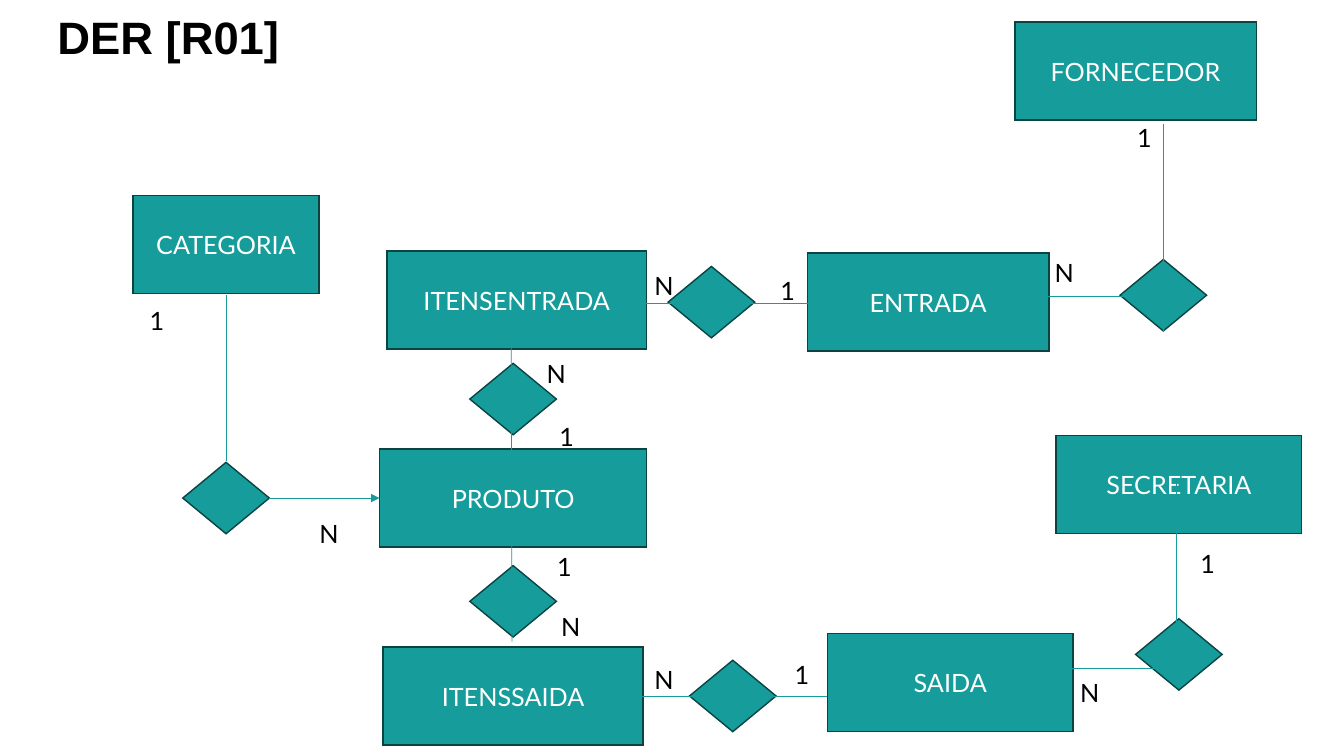
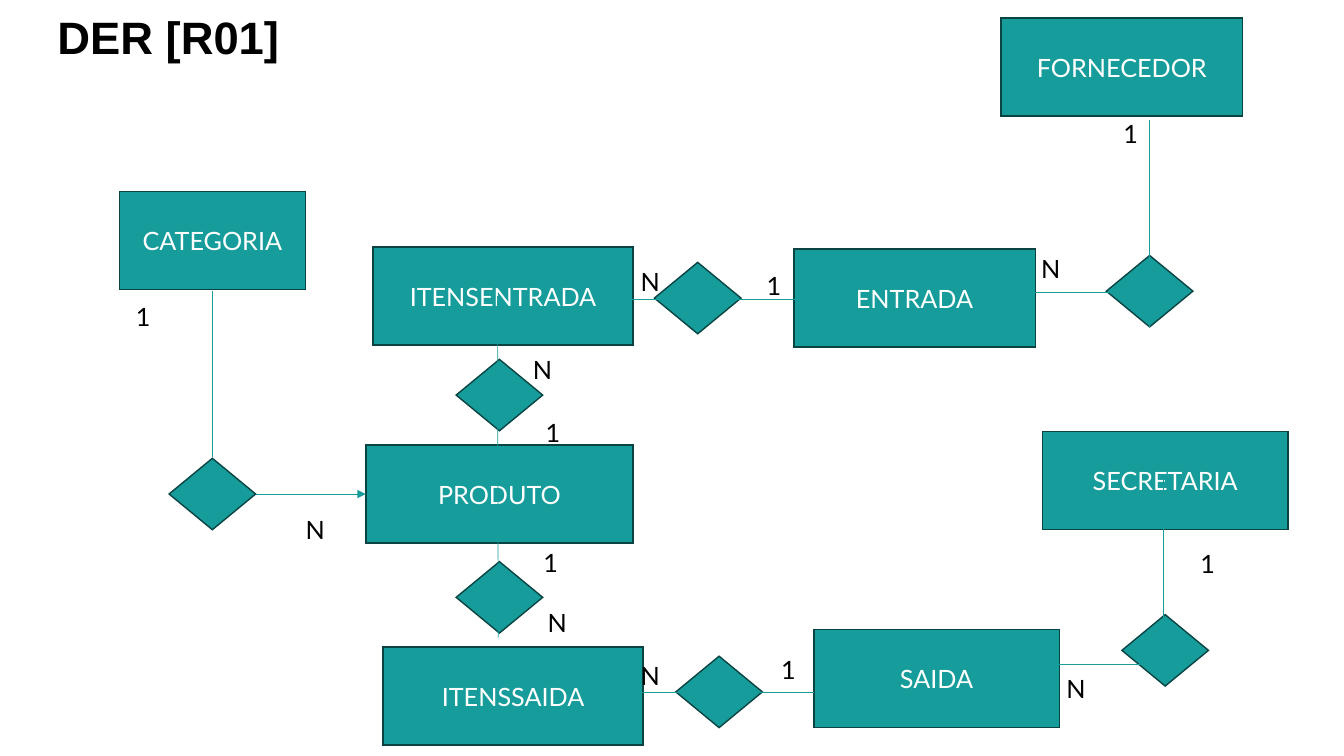
Before and after one commit to soolth/alomoxarifadoafrodite, a slide deck: slide 13 of Documentacao/ModelagemSistema_TemplateInicial.pptx. Drawn at 1344x756 pixels with LibreOffice and Linux fonts; fonts in the diff are those of the drawing. Boxes give left, top, right and bottom in pixels: in the first picture for what was removed or moved away, otherwise in the second. Text is boxed around its words. In the diff, an @@ line names an element or a change of style, - is before the commit and + after.

```diff
--- a/Documentacao/ModelagemSistema_TemplateInicial.pptx
+++ b/Documentacao/ModelagemSistema_TemplateInicial.pptx
@@ 13 texts, 8 lines, 7 rectangles, 7 diamonds, 1 arrow: place and size @@
-13 texts, 8 lines, 7 rectangles, 7 diamonds, 1 arrow at box(133, 22, 1303, 732)
+13 texts, 8 lines, 7 rectangles, 7 diamonds, 1 arrow at box(119, 18, 1289, 728)
```
Also in this commit, not shown: 23 other files.
